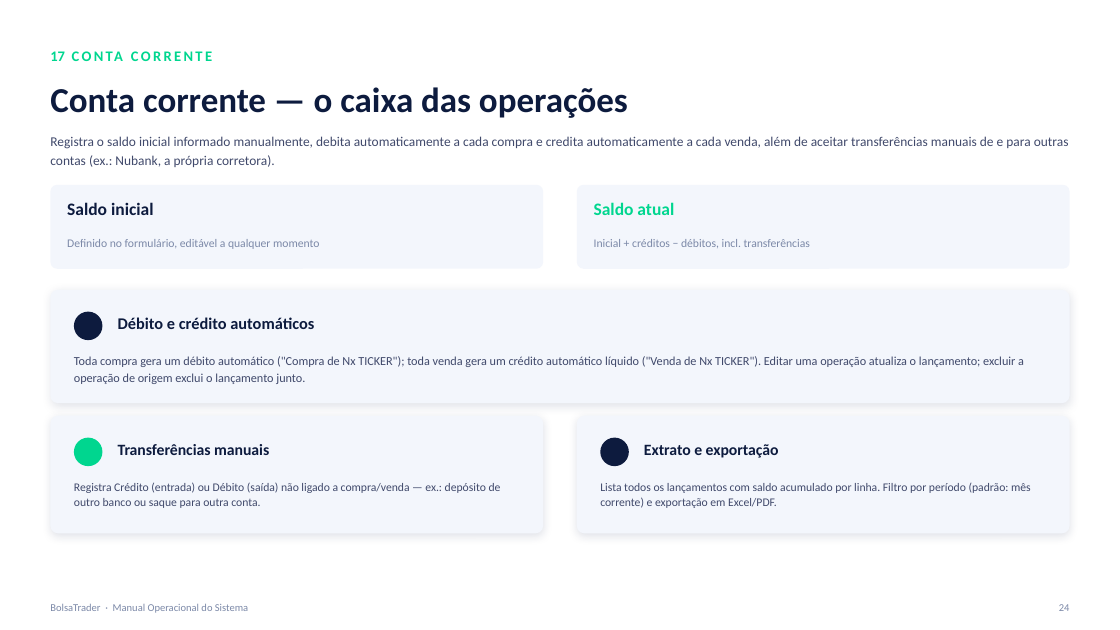
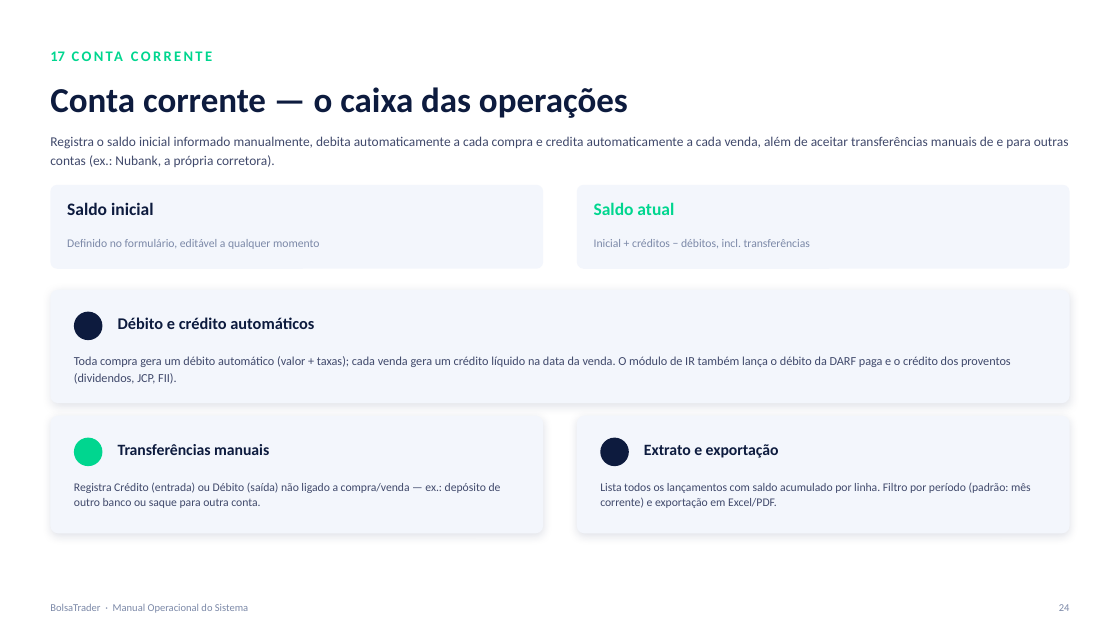
Before and after one commit to seculus-2023/-BolsaTrader, a slide deck: slide 24 of docs/BolsaTrader_Manual_Operacional.pptx. Drawn at 1120x630 pixels with LibreOffice and Linux fonts; fonts in the diff are those of the drawing; background and template pictures are left out. Boxes give left, top, right and bottom in pixels: in the first picture for what was removed or moved away, otherwise in the second. Text is boxed around its words. In the diff, an @@ line names an element or a change of style, - is before the commit and + after.

```diff
--- a/docs/BolsaTrader_Manual_Operacional.pptx
+++ b/docs/BolsaTrader_Manual_Operacional.pptx
@@ text at [74, 356, 1011, 384]: text changed @@
-Toda compra gera um débito automático ("Compra de Nx TICKER"); toda venda gera um crédito automático líquido ("Venda de Nx TICKER"). Editar uma operação atualiza o lançamento; excluir a operação de origem exclui o lançamento junto.
+Toda compra gera um débito automático (valor + taxas); cada venda gera um crédito líquido na data da venda. O módulo de IR também lança o débito da DARF paga e o crédito dos proventos (dividendos, JCP, FII).
```
Also in this commit, not shown: 6 other slides changed, 7 slides added, 4 other files.
